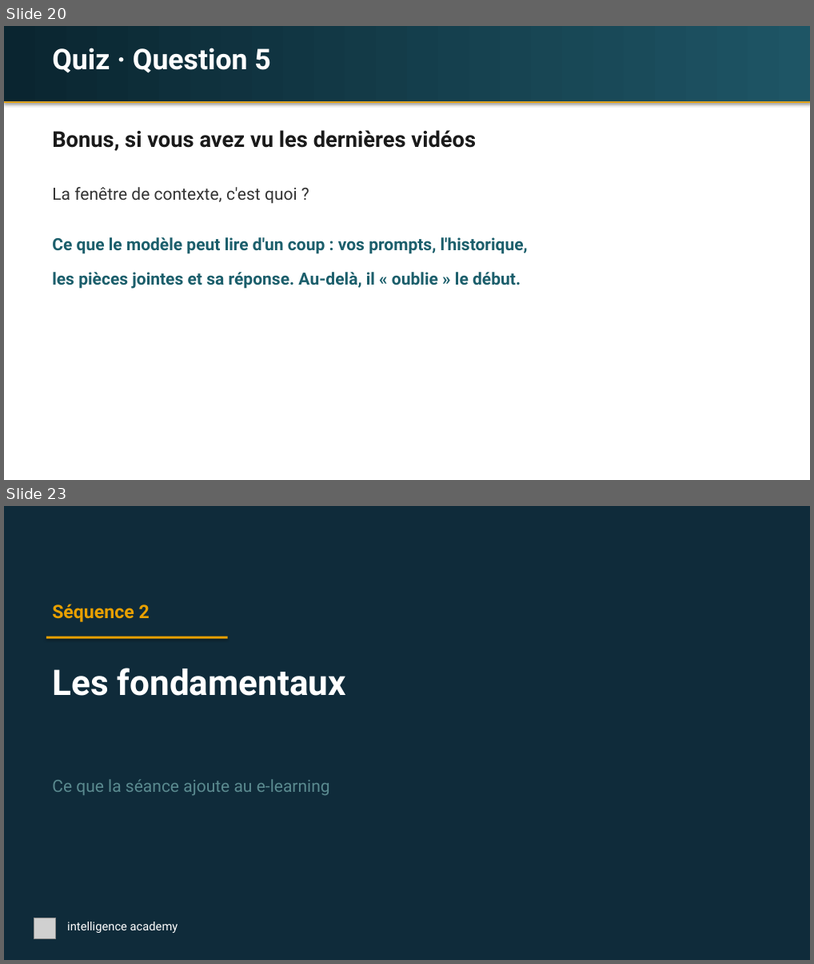
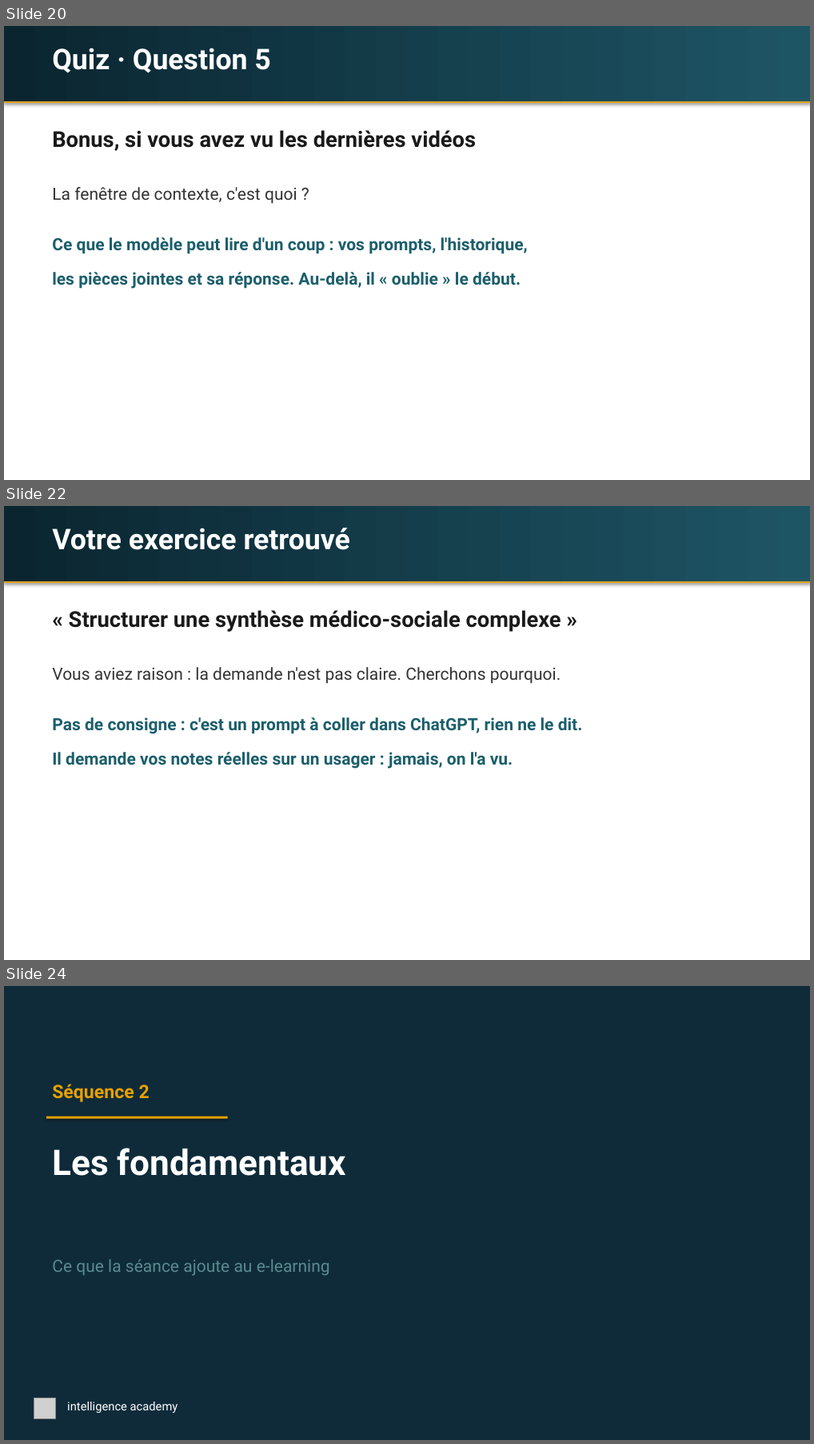
Before and after one commit to idrispjsalvi/claude-hub, a slide deck: espaces/intelligence-academy/seances/laurence-saulais/laurence-saulais-s1-fondamentaux.pptx. Shown one above the other, each under a label of ours: slides 20 and 23 before the commit, slides 20, 22 and 24 after it; the slides between them are not shown. The pictures are 814x964 and 814x1444 pixels, drawn with LibreOffice and Linux fonts; fonts in the diff are those of the drawing; grey boxes stand for pictures. Boxes give left, top, right and bottom in pixels: in the first picture for what was removed or moved away, otherwise in the second. Text is boxed around its words. In the diff, an @@ line names an element or a change of style, - is before the commit and + after.

```diff
--- a/espaces/intelligence-academy/seances/laurence-saulais/laurence-saulais-s1-fondamentaux.pptx
+++ b/espaces/intelligence-academy/seances/laurence-saulais/laurence-saulais-s1-fondamentaux.pptx
@@ slide 22 added at (x1=4, y1=506, x2=810, y2=960), background #FFFFFF @@
@@ rectangle added at (x1=4, y1=506, x2=810, y2=582), fill gradient #0A2530 to #1E5565 @@
@@ text added at (x1=52, y1=528, x2=351, y2=550), 34 pt, text #FFFFFF, bold @@
+Votre exercice retrouvé
@@ rectangle added at (x1=4, y1=582, x2=810, y2=583), fill #E8A000 @@
@@ text added at (x1=69, y1=610, x2=562, y2=632), 26 pt, text #1A1A1A, bold @@
+« Structurer une synthèse médico-sociale complexe »
@@ text added at (x1=52, y1=667, x2=561, y2=684), 20 pt, text #333333 @@
+Vous aviez raison : la demande n'est pas claire. Cherchons pourquoi.
@@ text added at (x1=52, y1=717, x2=583, y2=734), 20 pt, text #1B5E6B, bold @@
+Pas de consigne : c'est un prompt à coller dans ChatGPT, rien ne le dit.
@@ text added at (x1=52, y1=752, x2=514, y2=768), 20 pt, text #1B5E6B, bold @@
+Il demande vos notes réelles sur un usager : jamais, on l'a vu.
@@ what was slide 23 is now slide 24 @@
```
Also in this commit, not shown: 11 slides changed, 6 other slides added, 3 slides removed, 1 other file.
